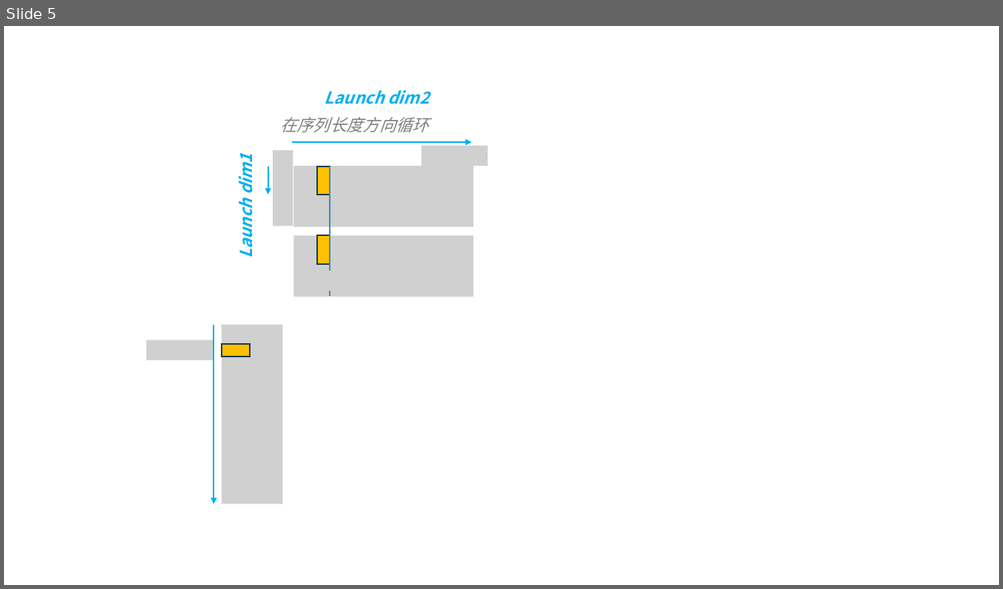
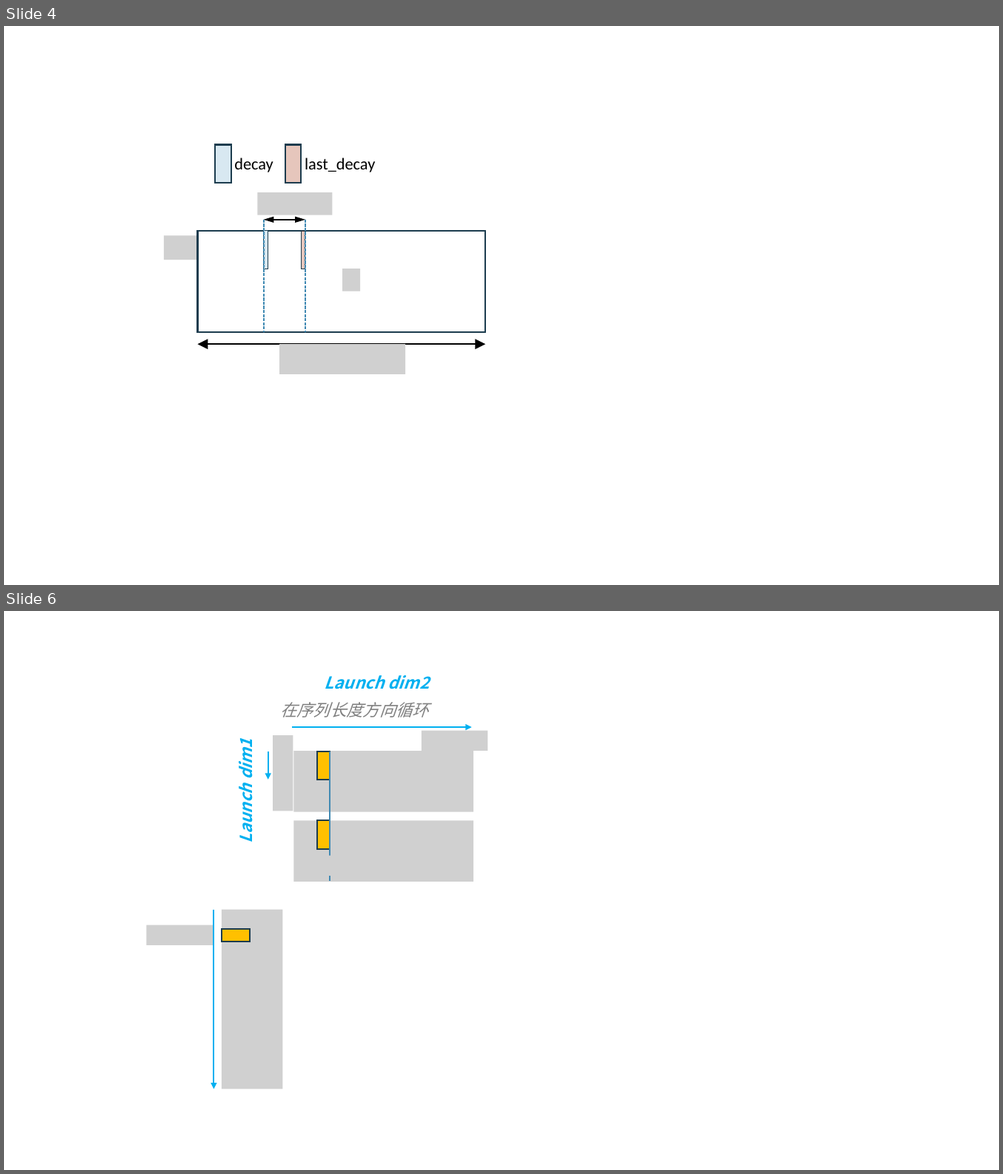
Before and after one commit to lcy-seso/Tiled-EfficientAttention, a slide deck: gla/figures/gated_linear_attention.pptx. Shown one above the other, each under a label of ours: slide 5 before the commit, slides 4 and 6 after it; the slides between them are not shown. The pictures are 1003x589 and 1003x1174 pixels, drawn with LibreOffice and Linux fonts; fonts in the diff are those of the drawing; grey boxes stand for pictures. Boxes give left, top, right and bottom in pixels: in the first picture for what was removed or moved away, otherwise in the second. Text is boxed around its words. In the diff, an @@ line names an element or a change of style, - is before the commit and + after.

```diff
--- a/gla/figures/gated_linear_attention.pptx
+++ b/gla/figures/gated_linear_attention.pptx
@@ slide 4 added at <box>4,26,999,585</box>, background #FFFFFF @@
@@ group added at <box>215,144,375,183</box>: 2 rectangles, 2 texts @@
+decay
+last_decay
@@ picture added at <box>258,192,333,215</box> @@
@@ double arrow added from (305, 220) to (264, 220), #000000 1.5 pt @@
@@ line added from (264, 220) to (264, 332), #418AB3 1 pt dashed @@
@@ line added from (305, 220) to (305, 332), #418AB3 1 pt dashed @@
@@ picture added at <box>164,235,199,261</box> @@
@@ rectangle added at <box>197,231,485,332</box>, fill #FFFFFF, outline #1C3C4E 1.5 pt @@
@@ rectangle added at <box>264,231,268,269</box>, fill #D8E8F1, outline #1C3C4E 0.75 pt @@
@@ rectangle added at <box>301,231,305,269</box>, fill #AB3C19 at 29% opacity, outline #1C3C4E 0.75 pt @@
@@ picture added at <box>342,269,360,292</box> @@
@@ double arrow added from (485, 345) to (197, 345), #000000 1.5 pt @@
@@ picture added at <box>279,345,405,375</box> @@
@@ what was slide 5 is now slide 6 @@
```
Also in this commit, not shown: 2 slides changed, 1 other slide added, 1 slide removed, 7 other files.
